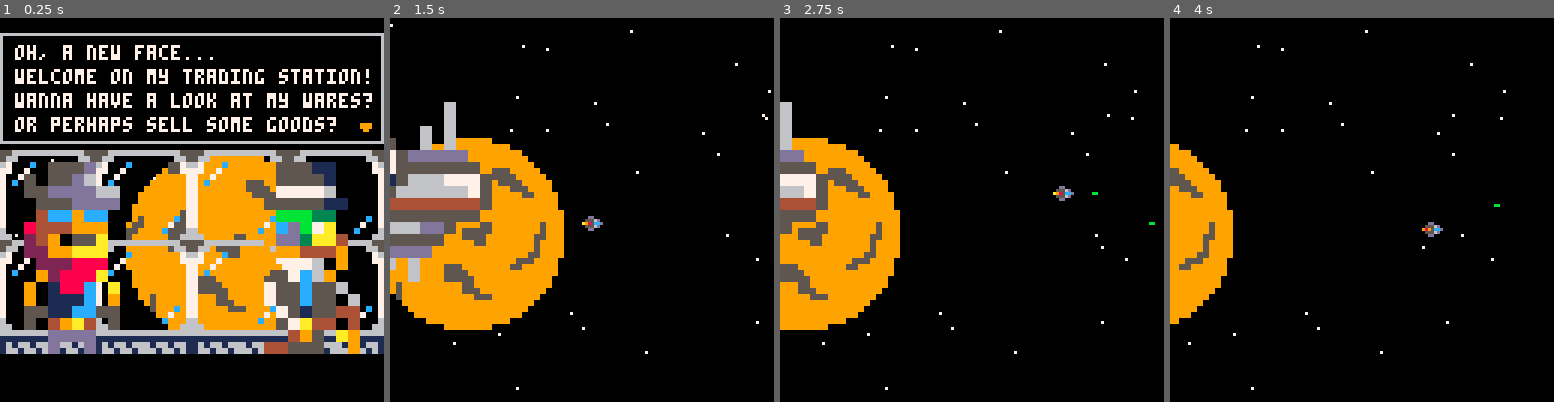
Above: before the commit, frames 1-4 (left to right).
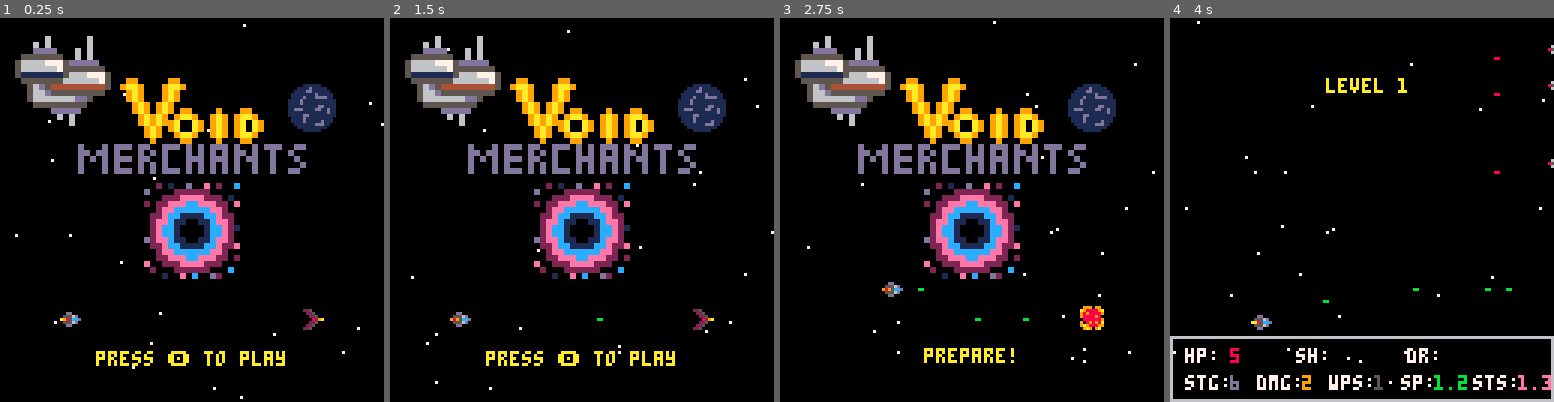
Above: after the commit, the same moments.

Repository: Scatenix/Void-Merchants
Game: PICO-8 cartridge void_merchants.p8
Same seed, same stepped clock (60 frames per second), same inputs: the game is played once before the commit and once after it.
Inputs:
- Up to frame 1 (0.25 s): no input
- Up to frame 2 (1.5 s): tap X (X key) at 0.33, 1.07 s; tap O (Z key) at 0.7 s
- Up to frame 3 (2.75 s): hold Right 1.6-2.1 s; tap O (Z key) at 1.7, 2.1, 2.5 s; tap X (X key) at 1.85 s; hold Up 2.15-2.42 s; hold Right from 2.47 s (still down)
- Up to frame 4 (4 s): tap O (Z key) at 2.9, 3.3, 3.7 s; tap X (X key) at 2.97 s; release Right at 3.03 s; hold Left 3.08-3.58 s; hold Down 3.63-3.97 s

The runs differ from the first frame. In frame 1, 57% of the frame differs, in the area x 0-100%, y 1-100%; in frame 2, 33%; in frame 3, 28%; in frame 4, 10%.

Commit message:
Fix floating items in travel mode; fix drone when visiting the void

Diff:
--- a/game/items.p8
+++ b/game/items.p8
@@ -178,14 +178,14 @@
 	elseif num >=390 then --10%
 		return credit
 	else --39%
-		-- TODO: return {-1, 0, "nothing"} -- no drop
-		return speed_buff
-	end
-end
-
+		return {-1, 0, "nothing"} -- no drop
+	end
+end
+
+-- floating item speed is linked to the star_speed_multiplier!
 function calculate_floating_items_drift()
 	for item in all(floating_items) do
-		item[1] -= 0.25
+		item[1] -= 0.25 * star_speed_multiplier
 
 		if long_animation_counter == 50 then
 			item[2] = item[2] - 1
--- a/game/jump_animations.p8
+++ b/game/jump_animations.p8
@@ -69,6 +69,9 @@
 		sfx(18)
 	elseif travel_after_battle_phase == 7 and time() - tme >= 16.5 then -- 16.5
 		-- jump out of hyperspace
+		-- turning off buff sounds, sometimes they randomly re-appear
+		sfx(9, -2)
+		sfx(4, -2)
 		travel_after_battle_phase = 8
 		all_stars_speed_ctrl(5)
 	elseif travel_after_battle_phase == 6 and time() - tme >= 11.5 then -- 11.5
@@ -97,19 +100,20 @@
 		pl_ship_speed_buff_time = 0
 		pl_ship_shot_speed = pl_ship_default_shot_speed
 
-		all_stars_speed_ctrl(50)
+		all_stars_speed_ctrl(10)
+		floating_items = {}
 		sfx(15)
 	elseif travel_after_battle_phase == 4 and time() - tme >= 10 then -- 10
 		-- approaching hyperspace
 		travel_after_battle_phase = 5
 		stars_hyperspeed = true
-		all_stars_speed_ctrl(50)
+		all_stars_speed_ctrl(1)
 	elseif travel_after_battle_phase == 3 and time() - tme >= 6 then -- 6
 		-- engaging thrusters
 		travel_after_battle_phase = 4
 		jump_wobble = true
 		battle_mode = false
-		-- TODO: show_battle_stats = false
+		show_battle_stats = false
 		pl_ship_speed *= 0.2
 		all_stars_speed_ctrl(0.2)
 		sfx(14)
--- a/game/main.p8
+++ b/game/main.p8
@@ -45,11 +45,11 @@
 	current_small_planet = flr(rnd(6)) + 1
 	init_battle = true
 
-	titlescreen_mode = false
+	titlescreen_mode = true
 	battle_mode = false
 	travel_to_battle_mode = false
 	travel_after_battle_mode = false
-	converstaion_mode = true
+	converstaion_mode = false
 	trading_mode = false
 	death_mode = false
 
@@ -57,7 +57,6 @@
 
 	level = 1
 	pl_credits = 200
-	-- pl_credits = 9999
 
 	set_pl_ship(1)
 	pl_ship_weapons = 1
@@ -67,7 +66,7 @@
 	trading_phase = 0
 
 	-- for testing:
-	pause_on_text = true
+	-- pause_on_text = true
 	-- tme = time() - 10
 	-- add_enemy(1)
 	-- add_enemy(3)
@@ -190,8 +189,8 @@
 		if init_battle then
 			all_stars_speed_ctrl(1)
 			show_battle_stats = true
-			-- TODO: min_enemies_on_level = 10 + level
-			min_enemies_on_level = 1
+			min_enemies_on_level = 10 + level
+			-- TODO: remove line later: min_enemies_on_level = 1
 			init_battle = false
 			tme = time()
 			spawn_enemy_wave()
@@ -237,11 +236,8 @@
 		trader_converstaion()
 		advance_textbox()
 	elseif trading_mode then
-		-- if not trading_phase == 0 then
-		-- 	drone_ctrl()
-		-- 	ship_burner_calculation()
-		-- end
 		ship_burner_calculation()
+		drone_ctrl()
 
 		if trading_phase == 1 then
 			trader_station_x -= 0.5
@@ -252,7 +248,6 @@
 			advance_textbox()
 		elseif trading_phase == 5 then
 			trader_station_x -= 0.5
-			drone_ctrl()
 			ship_ctrl()
 			ship_and_drone_shoot()
 		end
--- a/game/trading.p8
+++ b/game/trading.p8
@@ -49,12 +49,12 @@
 			trade()
 			show_battle_stats = true
 		else
-			-- TODO: show_battle_stats = false
+			show_battle_stats = false
 			show_trader_station_near = true
 			pl_ship_x = 64
 			pl_ship_y = 64
 			-- leaving to the void creature
-			if level % 20 == 0 and not skip_void then
+			if level % 5 == 0 and not skip_void then
 				tme = time()
 				talk_to_void_creature = true
 				black_hole_x = 200
--- a/void_merchants.p8
+++ b/void_merchants.p8
@@ -47,11 +47,11 @@
 	current_small_planet = flr(rnd(6)) + 1
 	init_battle = true
 
-	titlescreen_mode = false
+	titlescreen_mode = true
 	battle_mode = false
 	travel_to_battle_mode = false
 	travel_after_battle_mode = false
-	converstaion_mode = true
+	converstaion_mode = false
 	trading_mode = false
 	death_mode = false
 
@@ -59,7 +59,6 @@
 
 	level = 1
 	pl_credits = 200
-	-- pl_credits = 9999
 
 	set_pl_ship(1)
 	pl_ship_weapons = 1
@@ -69,7 +68,7 @@
 	trading_phase = 0
 
 	-- for testing:
-	pause_on_text = true
+	-- pause_on_text = true
 	-- tme = time() - 10
 	-- add_enemy(1)
 	-- add_enemy(3)
@@ -192,8 +191,8 @@
 		if init_battle then
 			all_stars_speed_ctrl(1)
 			show_battle_stats = true
-			-- TODO: min_enemies_on_level = 10 + level
-			min_enemies_on_level = 1
+			min_enemies_on_level = 10 + level
+			-- TODO: remove line later: min_enemies_on_level = 1
 			init_battle = false
 			tme = time()
 			spawn_enemy_wave()
@@ -239,11 +238,8 @@
 		trader_converstaion()
 		advance_textbox()
 	elseif trading_mode then
-		-- if not trading_phase == 0 then
-		-- 	drone_ctrl()
-		-- 	ship_burner_calculation()
-		-- end
 		ship_burner_calculation()
+		drone_ctrl()
 
 		if trading_phase == 1 then
 			trader_station_x -= 0.5
@@ -254,7 +250,6 @@
 			advance_textbox()
 		elseif trading_phase == 5 then
 			trader_station_x -= 0.5
-			drone_ctrl()
 			ship_ctrl()
 			ship_and_drone_shoot()
 		end
@@ -1602,14 +1597,14 @@
 	elseif num >=390 then --10%
 		return credit
 	else --39%
-		-- TODO: return {-1, 0, "nothing"} -- no drop
-		return speed_buff
-	end
-end
-
+		return {-1, 0, "nothing"} -- no drop
+	end
+end
+
+-- floating item speed is linked to the star_speed_multiplier!
 function calculate_floating_items_drift()
 	for item in all(floating_items) do
-		item[1] -= 0.25
+		item[1] -= 0.25 * star_speed_multiplier
 
 		if long_animation_counter == 50 then
 			item[2] = item[2] - 1
@@ -1839,6 +1834,9 @@
 		sfx(18)
 	elseif travel_after_battle_phase == 7 and time() - tme >= 16.5 then -- 16.5
 		-- jump out of hyperspace
+		-- turning off buff sounds, sometimes they randomly re-appear
+		sfx(9, -2)
+		sfx(4, -2)
 		travel_after_battle_phase = 8
 		all_stars_speed_ctrl(5)
 	elseif travel_after_battle_phase == 6 and time() - tme >= 11.5 then -- 11.5
@@ -1867,19 +1865,20 @@
 		pl_ship_speed_buff_time = 0
 		pl_ship_shot_speed = pl_ship_default_shot_speed
 
-		all_stars_speed_ctrl(50)
+		all_stars_speed_ctrl(10)
+		floating_items = {}
 		sfx(15)
 	elseif travel_after_battle_phase == 4 and time() - tme >= 10 then -- 10
 		-- approaching hyperspace
 		travel_after_battle_phase = 5
 		stars_hyperspeed = true
-		all_stars_speed_ctrl(50)
+		all_stars_speed_ctrl(1)
 	elseif travel_after_battle_phase == 3 and time() - tme >= 6 then -- 6
 		-- engaging thrusters
 		travel_after_battle_phase = 4
 		jump_wobble = true
 		battle_mode = false
-		-- TODO: show_battle_stats = false
+		show_battle_stats = false
 		pl_ship_speed *= 0.2
 		all_stars_speed_ctrl(0.2)
 		sfx(14)
@@ -2036,12 +2035,12 @@
 			trade()
 			show_battle_stats = true
 		else
-			-- TODO: show_battle_stats = false
+			show_battle_stats = false
 			show_trader_station_near = true
 			pl_ship_x = 64
 			pl_ship_y = 64
 			-- leaving to the void creature
-			if level % 20 == 0 and not skip_void then
+			if level % 5 == 0 and not skip_void then
 				tme = time()
 				talk_to_void_creature = true
 				black_hole_x = 200
Not shown, changed: README.md
